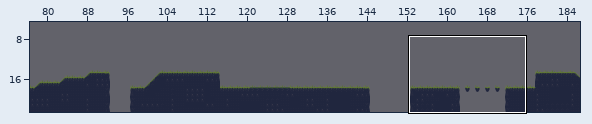
Tiled map -- ScifiDruid/Content/bin/DesktopGL/Stage1.tmx. The first picture is a wide view before the edit; the outline marks the close-up.
Close-up. Before the commit:
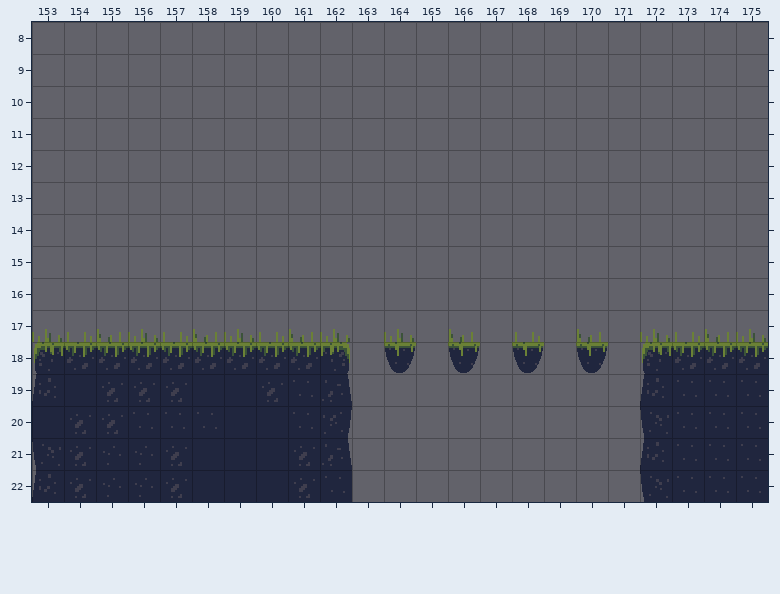
Cells are 32x32 px. Shown: x 153..175, y 8..22. The commit also changed other parts of the map, which this record leaves out.
Now the later version:
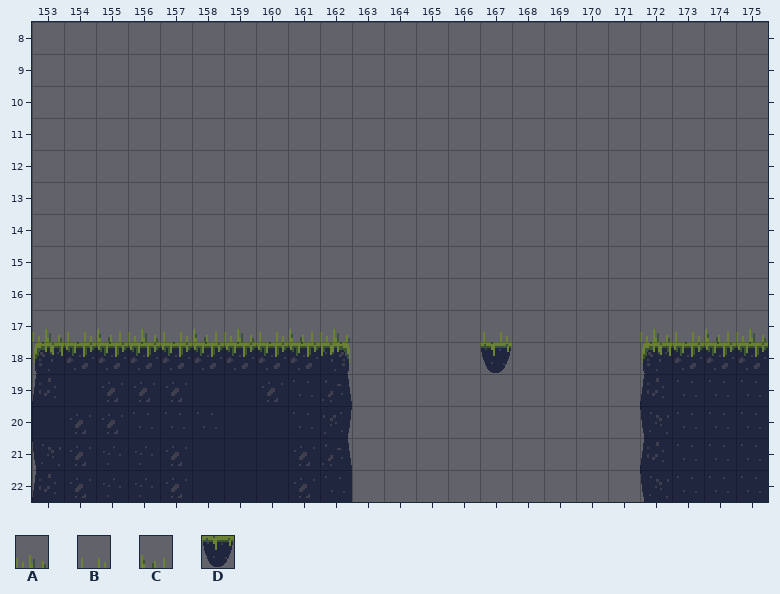
Key: from "tileset1": A 0, B 1, C 2, D 25.
_ is an empty cell.
Tiles replaced or removed in this view: A, B, C, D.
Difference:
Changed rows in their new state; . is an unchanged cell.
Layer "Blocks":
first column x 164:
18 _._D_._
Layer "Props":
first column x 164:
17 _._B_._
